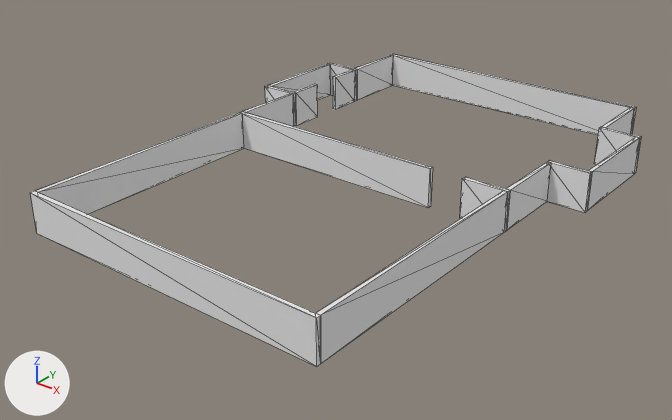
One commit to the OBJ model LevelEditor/LevelEditor/Assets/Walls.obj: the scene before it, then after it.
Camera for both pictures: a camera (50 mm lens) standing at (38.2, -51.2, 27.7) and looking at (-0.8, -2.4, -2.6). The lights are fixed; the arrows at lower left show +X, +Y and +Z. Mesh edges are drawn as thin lines. Where no turn or scale is listed for an object, it has been applied to the vertices.

Names of what the first picture shows: 'Walls'.
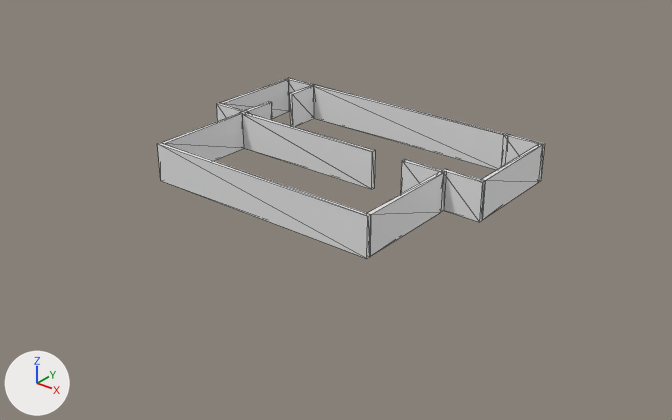
Changed parts and their boxes (x1, y1, x2, y2) in the pictures (672 x 420 px; the box of a moved part takes in the faces that stretch with it):
'Walls', reshaped (37% narrower, 42% shorter): before (30, 54, 641, 366); after (158, 78, 545, 259)
part 1 of me_walls, moved or reshaped: before (268, 64, 331, 100); after (221, 79, 289, 118)
part 2 of me_walls, moved or reshaped: before (587, 137, 640, 211); after (481, 144, 543, 220)
part 3 of me_walls, moved or reshaped: before (294, 84, 318, 126); after (289, 85, 314, 127)
part 4 of me_walls, moved or reshaped: before (265, 85, 296, 127); after (286, 78, 315, 111)
part 5 of me_walls, added: after (158, 143, 371, 259)
part 6 of me_walls, moved or reshaped: before (547, 160, 592, 212); after (501, 134, 545, 182)
part 7 of me_walls, added: after (367, 172, 444, 257)
part 8 of me_walls, moved or reshaped: before (460, 177, 510, 232); after (401, 159, 446, 212)
part 9 of me_walls, moved or reshaped: before (594, 127, 641, 174); after (443, 169, 485, 222)
part 10 of me_walls, added: after (313, 84, 510, 170)
part 11 of me_walls, moved or reshaped: before (333, 69, 355, 109); after (245, 101, 272, 120)
part 12 of me_walls, deleted: before (30, 54, 636, 366)
part 13 of me_walls, moved or reshaped: before (36, 93, 433, 214); after (161, 103, 375, 189)

What the commit changed:
me_walls is used by ob_walls; location (0.0, 0.0, 0.0).
me_walls had 144 vertices, 216 faces and spanned x -15.1..15.1, y -20.2..20.6, z -1.0..2.0.
me_walls no longer uses material mat_lambert2sg (white #e7e7e7).
me_walls now has 112 vertices, 168 faces and spans x -15.1..10.1, y -9.2..8.7, z -1.0..2.0.
me_walls part 1: the loose piece of 8 vertices spanning x -15.1..-14.8, y 6.0..14.3, z -1.0..2.0 is moved by (0.0, -5.9, 0.0).
me_walls part 2: the loose piece of 8 vertices spanning x 14.8..15.1, y 6.0..14.3, z -1.0..2.0 is moved by (-5.0, -5.9, 0.0).
me_walls part 3: the loose piece of 8 vertices spanning x -12.2..-11.9, y 6.0..8.9, z -1.0..2.0 is moved by (0.0, -0.5, 0.0).
me_walls part 4: the loose piece of 8 vertices spanning x -15.1..-11.9, y 5.7..6.0, z -1.0..2.0 is moved by (0.0, 2.7, 0.0).
me_walls part 5: a new loose piece, a box spanning x -12.21..7.22, y -9.25..-8.91, z -1.0..2.0.
me_walls part 6: the loose piece of 8 vertices spanning x 11.9..15.1, y 5.7..6.0, z -1.0..2.0 is moved by (-5.0, 2.7, 0.0).
me_walls part 7: a new loose piece, a box spanning x 6.89..7.22, y -8.93..-0.56, z -1.0..2.0.
me_walls part 8: the loose piece of 8 vertices spanning x 8.7..12.2, y -0.5..-0.2, z -1.0..2.0 is moved by (-5.0, 0.0, 0.0).
me_walls part 9: the loose piece of 8 vertices spanning x 11.9..15.1, y 14.3..14.6, z -1.0..2.0 is moved by (-5.0, -14.5, 0.0).
me_walls part 10: a new loose piece, a box spanning x -12.21..7.22, y 8.39..8.72, z -1.0..2.0.
me_walls part 11: the loose piece of 8 vertices spanning x -12.2..-11.9, y 11.4..14.3, z -1.0..2.0 is moved by (0.0, -11.3, 0.0).
me_walls part 12: 7 loose pieces with 56 vertices, spanning x -15.1..12.2, y -20.2..20.6, z -1.0..2.0, are deleted.
Part 13, on me_walls:
14 vertices are removed from x -12.2..6.1, y -19.9..5.7, z -1.0..2.0.
32 faces are deleted.
14 vertices are added at x -15.1..1.1, y -8.9..0.1, z -1.0..2.0.
32 new faces join them.
